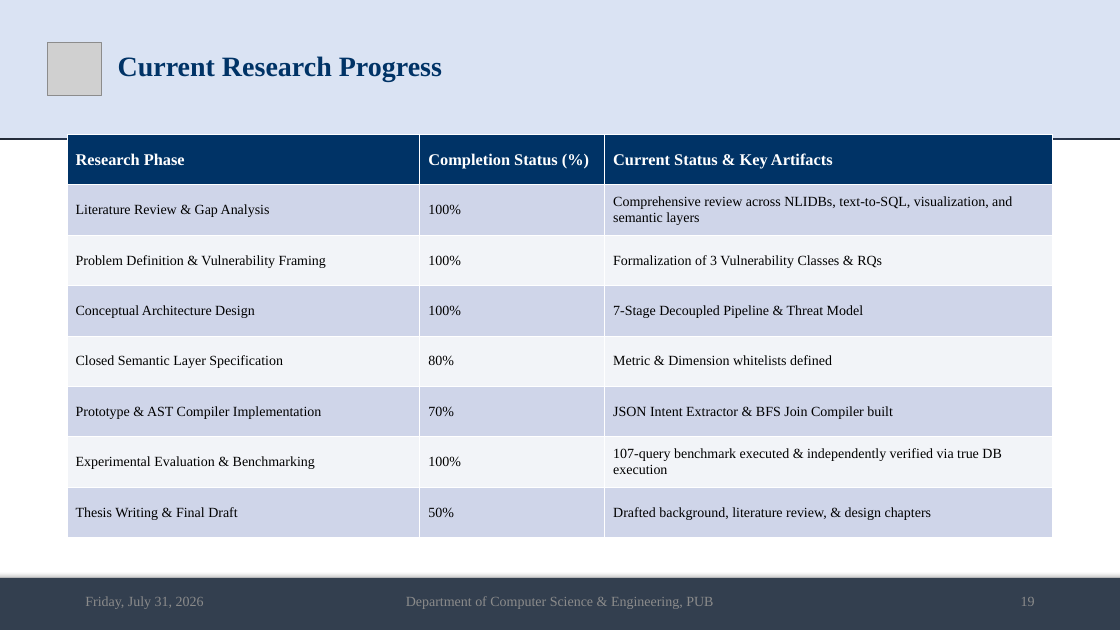
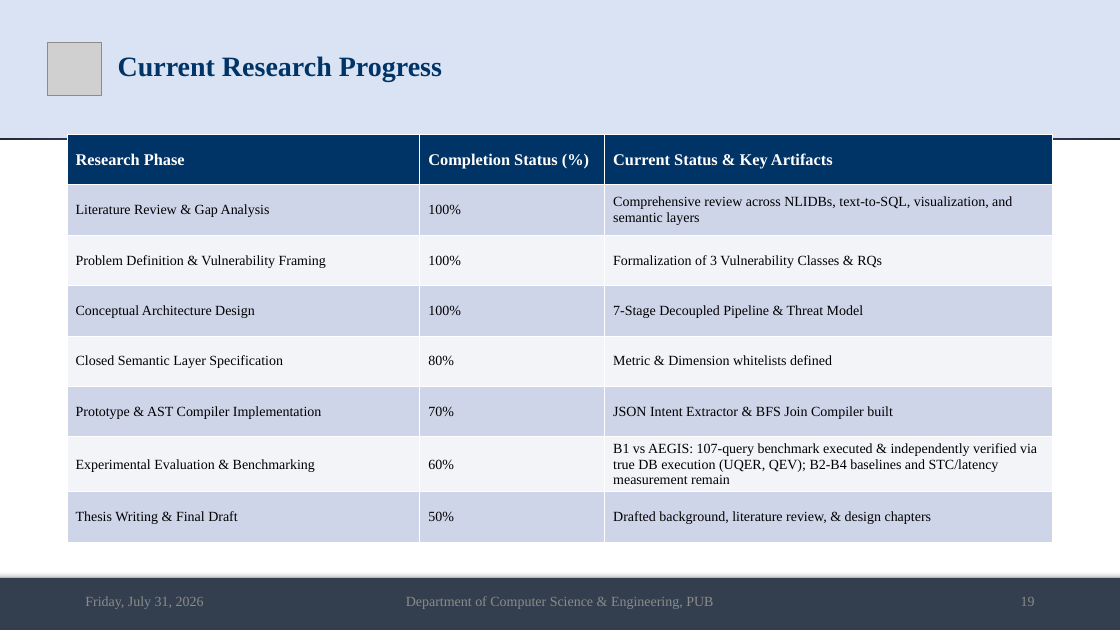
Before and after one commit to md-riaz/AEGIS-Research, a slide deck: slide 19 of docs/scripts/Md_Riaz_Mid_Defense_Final_0322310105101024.pptx. Drawn at 1120x630 pixels with LibreOffice and Linux fonts; fonts in the diff are those of the drawing; grey boxes stand for pictures. Boxes give left, top, right and bottom in pixels: in the first picture for what was removed or moved away, otherwise in the second. Text is boxed around its words. In the diff, an @@ line names an element or a change of style, - is before the commit and + after.

```diff
--- a/docs/scripts/Md_Riaz_Mid_Defense_Final_0322310105101024.pptx
+++ b/docs/scripts/Md_Riaz_Mid_Defense_Final_0322310105101024.pptx
@@ table at bbox=[67, 134, 1053, 538] @@
-row 7, column 2: 100%
+row 7, column 2: 60%
-row 7, column 3: 107-query benchmark executed & independently verified via true DB execution
+row 7, column 3: B1 vs AEGIS: 107-query benchmark executed & independently verified via true DB execution (UQER, QEV); B2-B4 baselines and STC/latency measurement remain
```
Also in this commit, not shown: 3 other slides changed, 2 other files.
